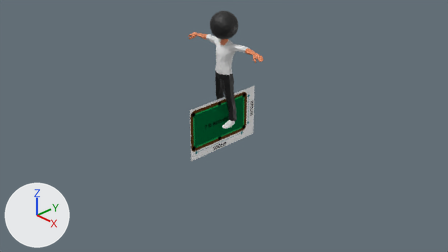
A saved change to the Blender file testchar.blend.
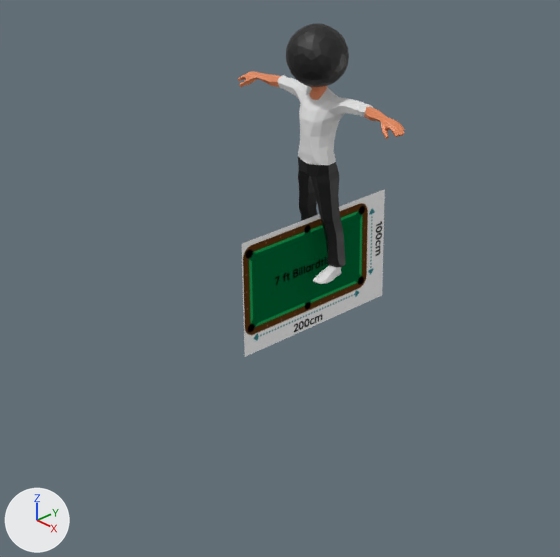
Old and new are each drawn from the file's camera 'Camera' and again close up on the part from 18% to 75% of the width and 0% to 100% of the height. Lighting does not change. The marker at lower left points along +X, +Y and +Z.

In view in the first close-up: 'Sphere', 'table'.
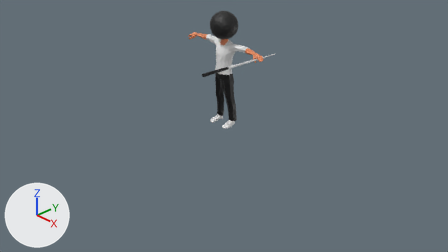
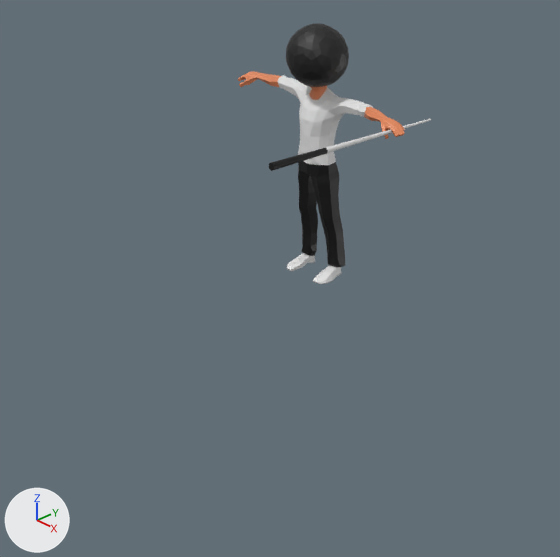
Boxes [x1, y1, x2, y2] around the edits, measured in the close-ups (560 x 557 px):
'table', deleted
    before: [241, 189, 385, 357]
'Sphere', reshaped (15% wider)
    before: [238, 23, 405, 284]
    after: [238, 23, 431, 284]
part 1 of me_sphere, added
    after: [269, 119, 431, 171]

What changed in the scene script:
```text
Add mat_material:
    mat_material = principled_material('Material')
    mat_material.base_color = (0.0, 0.0, 0.0)  # black #000000
Add mat_material_002:
    mat_material_002 = principled_material('Material.002')
    mat_material_002.base_color = (0.8, 0.8, 0.8)  # white #e7e7e7
Change me_sphere:
    used by ob_sphere; location = (-0.001, 0.001, 1.725); scale = (0.161, 0.161, 0.161)
    remove me_sphere.from_pydata(...)  # 822 vertices, 843 faces; spans x -5.67..5.69, y -1.43..1.56, z -10.73..2.09
    add me_sphere.from_pydata(...)  # 918 vertices, 909 faces; spans x -5.67..5.69, y -7.41..2.53, z -10.73..2.09
    me_sphere part 1: a new loose piece of 96 vertices spanning x 4.93..5.27, y -7.41..2.53, z -1.91..-1.33
    add me_sphere.materials.append(mat_material)  # black #000000
    add me_sphere.materials.append(mat_material_002)  # white #e7e7e7
Remove ob_table:
    ob_table = bpy.data.objects.new('table', me_table)
    ob_table.location = (0.0, 0.0, 0.0)
    ob_table.rotation_euler = (1.571, 0.0, 1.571)  # degrees (90, 0, 90)
```
